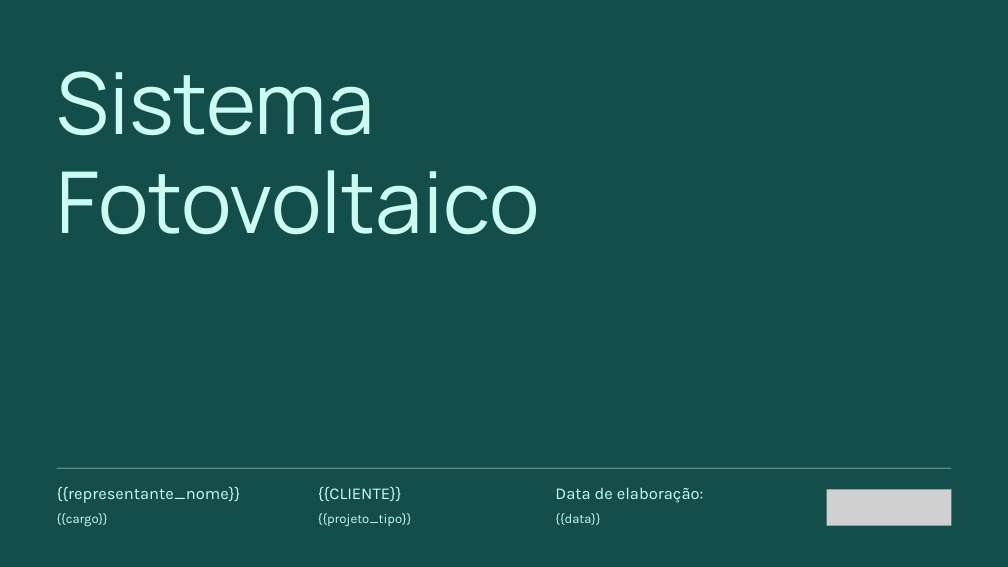
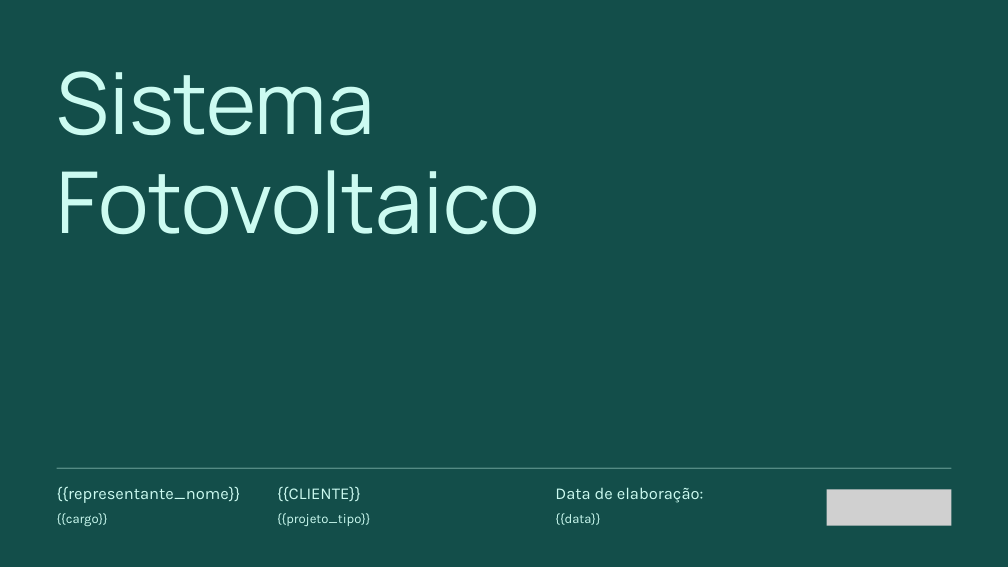
Before and after one commit to Jhtonel/proposta_solar, a slide deck: slide 1 of templates/modelo.pptx. Drawn at 1008x567 pixels with LibreOffice and Linux fonts; fonts in the diff are those of the drawing; grey boxes stand for pictures. Boxes give left, top, right and bottom in pixels: in the first picture for what was removed or moved away, otherwise in the second. Text is boxed around its words. In the diff, an @@ line names an element or a change of style, - is before the commit and + after.

```diff
--- a/templates/modelo.pptx
+++ b/templates/modelo.pptx
@@ text "{{CLIENTE}}": place and size @@
-text "{{CLIENTE}}" at (318, 486, 402, 501)
+text "{{CLIENTE}}" at (277, 486, 361, 501)
@@ text "{{projeto_tipo}}": place and size @@
-text "{{projeto_tipo}}" at (318, 513, 411, 526)
+text "{{projeto_tipo}}" at (277, 513, 370, 526)
```
Also in this commit, not shown: 1 other file.
